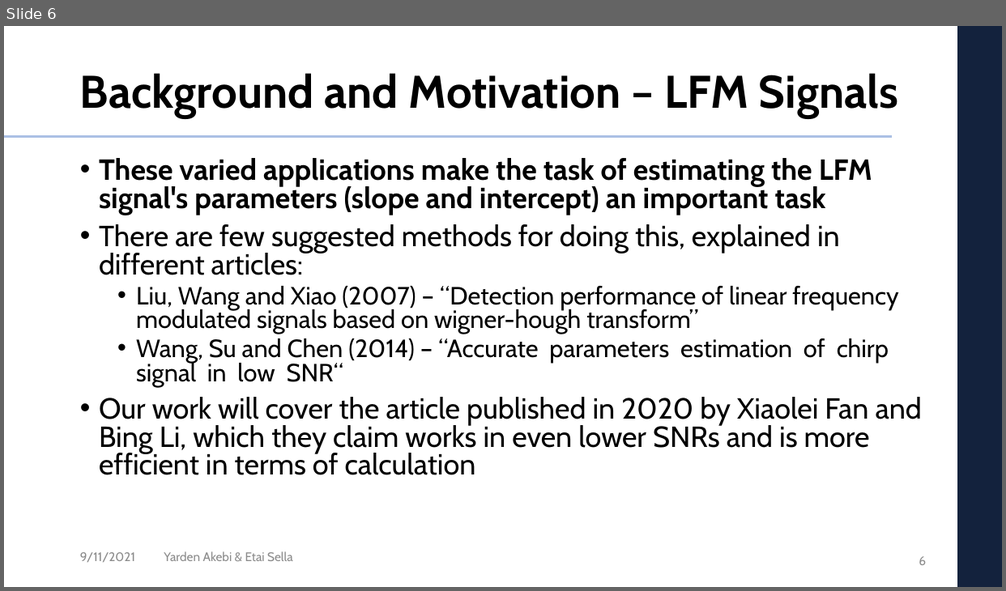
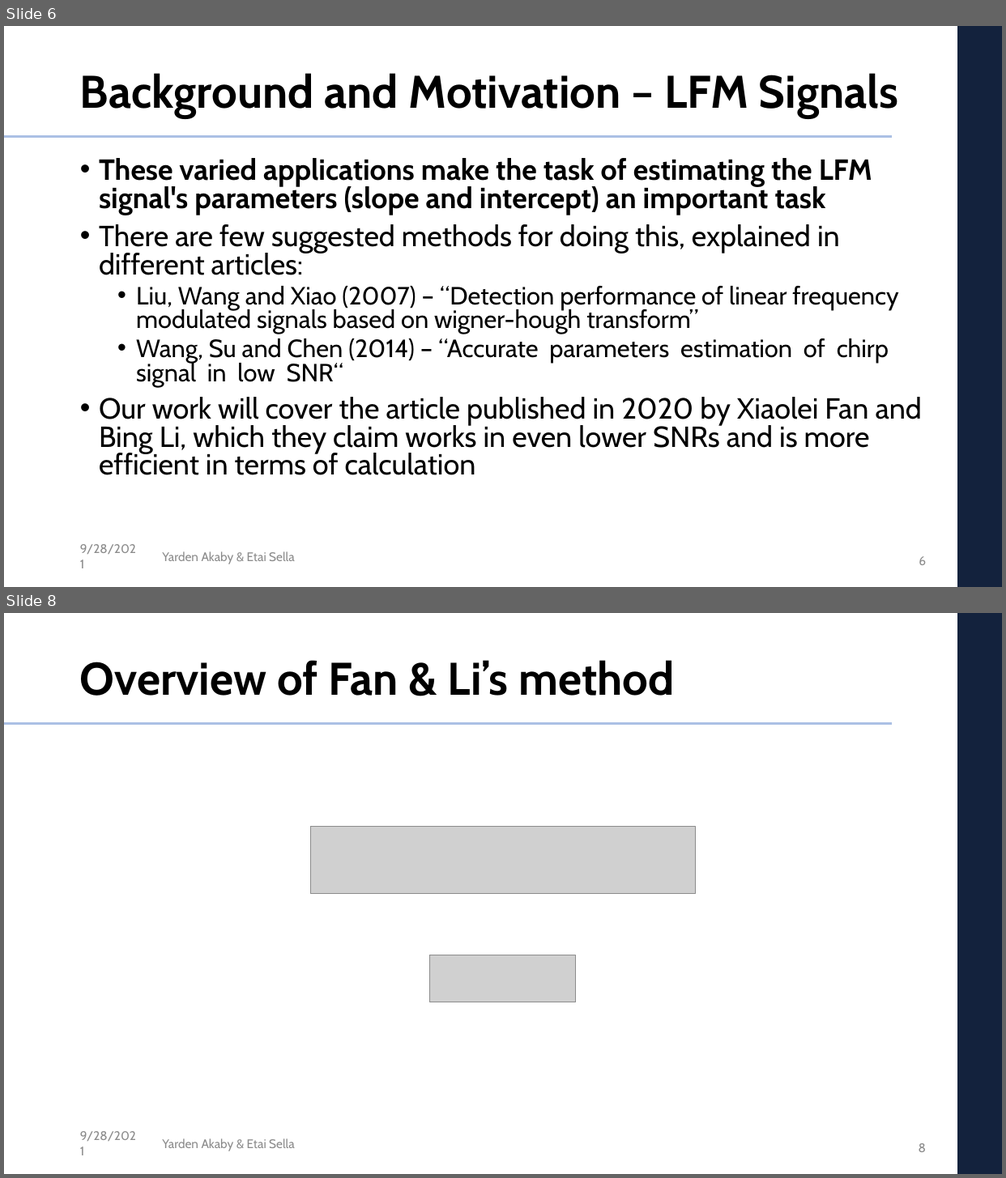
Before and after one commit to etaisella/multi_dim_DSP_final_project, a slide deck: presentation/DSP_project_presentation.pptx. Shown one above the other, each under a label of ours: slide 6 before the commit, slides 6 and 8 after it; the slides between them are not shown. The pictures are 1006x591 and 1006x1178 pixels, drawn with LibreOffice and Linux fonts; fonts in the diff are those of the drawing; grey boxes stand for pictures; background and template pictures are left out. Boxes give left, top, right and bottom in pixels: in the first picture for what was removed or moved away, otherwise in the second. Text is boxed around its words. In the diff, an @@ line names an element or a change of style, - is before the commit and + after.

```diff
--- a/presentation/DSP_project_presentation.pptx
+++ b/presentation/DSP_project_presentation.pptx
@@ slide 8 added at bbox=[4, 613, 1002, 1174], background #FFFFFF; not listed: 3 template elements that a slide beside it also shows @@
@@ title added at bbox=[80, 660, 674, 696], 44 pt, text #000000, bold @@
+Overview of Fan & Li’s method
@@ picture added at bbox=[311, 826, 696, 894] @@
@@ picture added at bbox=[430, 956, 576, 1003] @@
@@ text added at bbox=[80, 1131, 136, 1141], 12 pt, text #8C8C8C @@
+9/28/2021
@@ text added at bbox=[162, 1139, 294, 1152], 12 pt, text #8C8C8C @@
+Yarden Akaby & Etai Sella
@@ page number added at bbox=[918, 1144, 926, 1152], 12 pt, text #8C8C8C @@
+8
@@ slide 6 changed as well @@
@@ text at bbox=[80, 544, 136, 554]: text changed @@
-9/11/2021
+9/28/2021
@@ text at bbox=[162, 552, 294, 565]: text changed @@
-Yarden Akebi & Etai Sella
+Yarden Akaby & Etai Sella
```
Also in this commit, not shown: 5 other slides changed, 21 other slides added.
